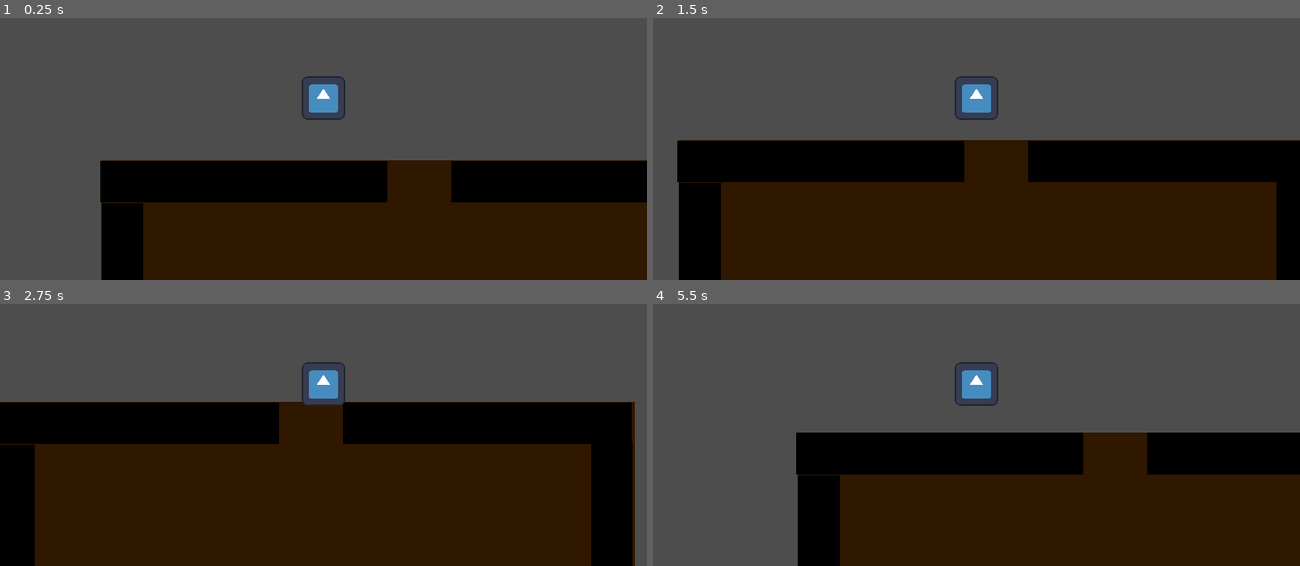
Above: before the commit, frames 1-4 (two rows, left to right).
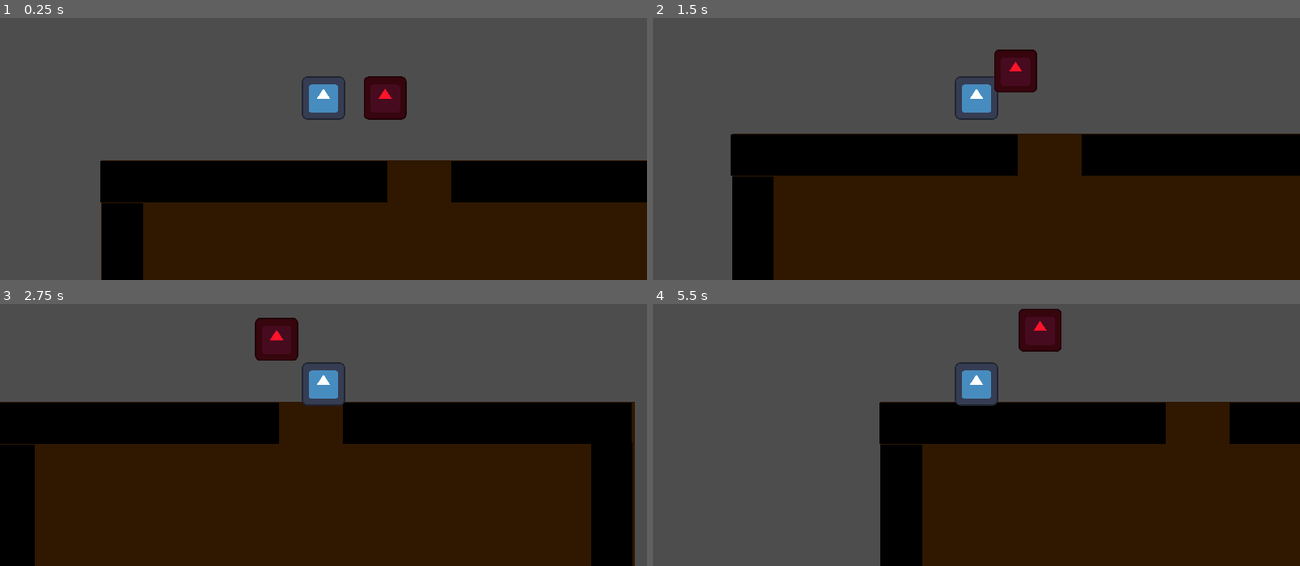
Above: after the commit, the same moments.

Repository: FarofaFaction/Criascript-Jam-Game
Game: Godot game, scene res://Game/Room/room.tscn
Same seed, same stepped clock (60 frames per second), same inputs: the game is played once before the commit and once after it. This scene is started directly instead of the project's main scene. The engine's default icon, where the game draws it, is replaced by a stand-in: a white triangle on a blue panel in a dark square.
Inputs:
- Up to frame 1 (0.25 s): no input
- Up to frame 2 (1.5 s): tap Enter at 0.5 s; hold Right (ui_right) 0.53-1.28 s; hold Shift (Run, bound only after the commit) 0.53-1.28 s; hold Down (ui_down) from 1.28 s (still down); tap Shift (Run, bound only after the commit) at 1.35 s
- Up to frame 3 (2.75 s): tap Space at 2 s; release Down (ui_down) at 2.03 s; hold Right (ui_right) from 2.03 s (still down); hold Shift (Run, bound only after the commit) from 2.03 s (still down)
- Up to frame 4 (5.5 s): tap Enter at 2.75 s; release Right (ui_right) at 2.78 s; release Shift (Run, bound only after the commit) at 2.78 s; hold Up (ui_up) 2.78-3.53 s; tap Shift (Run, bound only after the commit) at 2.85, 4.35 s; hold Shift (Run, bound only after the commit) 3.53-4.28 s; hold Left (ui_left) 3.53-5.03 s; hold Down (ui_down) from 5.03 s (still down); hold Shift (Run, bound only after the commit) from 5.03 s (still down)

The runs differ from the first frame. In frame 1, 1.1% of the frame differs, in the area x 56-63%, y 22-39%; in frame 2, 16%; in frame 3, 1.1%; in frame 4, 24%, in the area x 22-100%, y 1-100%.

Commit message:
add-state_machine

Diff:
--- /dev/null
+++ b/Game/Enemy/State_follow.gd
@@ -0,0 +1,36 @@
+extends State
+class_name EnemyFollow
+
+@export var enemy : CharacterBody2D
+@export var move_speed := 290.0
+@export var distance := 250
+var player = CharacterBody2D
+var move_direction : Vector2
+#var wander_time : float
+
+#func randomize_wander():
+	#move_direction = Vector2(randf_range(-1, 1), randf_range(-1, 1)).normalized()
+	#wander_time = randf_range(1, 3)
+# Called when the node enters the scene tree for the first time.
+func Enter():
+	player = get_tree().get_first_node_in_group("Player")
+
+func Update():
+	#if wander_time > 0:
+		#wander_time -= 0.016
+	#else:
+		#randomize_wander()
+	pass
+
+func Physics_Update():
+	if (!enemy || !player):
+		return
+	var direction = player.global_position - enemy.global_position
+
+	if direction.length() > distance:
+		enemy.velocity = direction.normalized() * move_speed
+	else:
+		enemy.velocity = Vector2()
+	if direction.length() > (distance * 2):
+		Transitioned.emit(self, "EnemyIdle")
+	pass
--- /dev/null
+++ b/Game/Enemy/State_idle.gd
@@ -0,0 +1,33 @@
+extends State
+class_name EnemyIdle
+
+@export var enemy : CharacterBody2D
+@export var move_speed := 10.0
+var player = CharacterBody2D
+var move_direction : Vector2
+var wander_time : float
+
+func randomize_wander():
+	move_direction = Vector2(randf_range(-1, 1), randf_range(-1, 1)).normalized()
+	wander_time = randf_range(1, 3)
+# Called when the node enters the scene tree for the first time.
+func Enter():
+	player = get_tree().get_first_node_in_group("Player")
+	randomize_wander()
+
+func Update():
+	if wander_time > 0:
+		wander_time -= 0.016
+	else:
+		randomize_wander()
+	pass
+
+func Physics_Update():
+	if !enemy:
+		Transitioned.emit(self, "EnemyFollow")
+	enemy.velocity = move_direction * move_speed
+	var direction = player.global_position - enemy.global_position
+
+	if (direction.length() < 300):
+		Transitioned.emit(self, "EnemyFollow")
+	pass
--- /dev/null
+++ b/Game/Enemy/enemy.gd
@@ -0,0 +1,9 @@
+extends CharacterBody2D
+
+const SPEED = 300.0
+
+@export var player: CharacterBody2D
+
+func _physics_process(delta: float) -> void:
+
+	move_and_slide()
--- a/Game/Player/player.gd
+++ b/Game/Player/player.gd
@@ -4,8 +4,20 @@
 const SPEED = 300.0
 const JUMP_VELOCITY = -400.0
 
+var _is_running := false
+
+func _run():
+	if Input.is_action_pressed("Run"):
+		_is_running = true
+	else:
+		_is_running = false
+	pass
 
 func _physics_process(delta: float) -> void:
 	var input_direction = Input.get_vector("ui_left", "ui_right", "ui_up", "ui_down")
-	velocity = input_direction * SPEED
+	_run()
+	if (_is_running):
+		velocity = input_direction * SPEED * 2
+	else:
+		velocity = input_direction * SPEED
 	move_and_slide()
--- a/Game/Room/room.tscn
+++ b/Game/Room/room.tscn
@@ -1,10 +1,14 @@
-[gd_scene load_steps=12 format=3 uid="uid://b46ln0l8u82r0"]
+[gd_scene load_steps=16 format=3 uid="uid://b46ln0l8u82r0"]
 
 [ext_resource type="PackedScene" uid="uid://ca2c7jnemw4ie" path="res://Objects/wall.tscn" id="1_2ok7y"]
 [ext_resource type="PackedScene" uid="uid://dmkbsln86fgm7" path="res://Objects/CRTShader.tscn" id="1_604fw"]
 [ext_resource type="Script" path="res://Game/Player/player.gd" id="1_oiii0"]
 [ext_resource type="Texture2D" uid="uid://c08dxlio5mx4f" path="res://icon.svg" id="2_v4eaw"]
 [ext_resource type="Texture2D" uid="uid://bchofwuy1kere" path="res://Objects/ToolAssets/blank_circle.png" id="5_ac5do"]
+[ext_resource type="Script" path="res://Game/Enemy/enemy.gd" id="6_yuitw"]
+[ext_resource type="Script" path="res://Game/state_machine.gd" id="7_u8mnb"]
+[ext_resource type="Script" path="res://Game/Enemy/State_idle.gd" id="8_wevek"]
+[ext_resource type="Script" path="res://Game/Enemy/State_follow.gd" id="9_hlltg"]
 
 [sub_resource type="OccluderPolygon2D" id="OccluderPolygon2D_nfg62"]
 closed = false
@@ -175,27 +179,27 @@
 occluder = SubResource("OccluderPolygon2D_gjdmj")
 occluder_light_mask = 2
 
-[node name="CharacterBody2D" type="CharacterBody2D" parent="."]
+[node name="Player" type="CharacterBody2D" parent="." groups=["Player"]]
 position = Vector2(935, 276)
 collision_layer = 2
 collision_mask = 2
 script = ExtResource("1_oiii0")
 metadata/_edit_group_ = true
 
-[node name="CollisionShape2D" type="CollisionShape2D" parent="CharacterBody2D"]
+[node name="CollisionShape2D" type="CollisionShape2D" parent="Player"]
 shape = SubResource("RectangleShape2D_shqjl")
 
-[node name="Icon" type="Sprite2D" parent="CharacterBody2D"]
+[node name="Icon" type="Sprite2D" parent="Player"]
 texture = ExtResource("2_v4eaw")
 
-[node name="Ilumination" type="Node2D" parent="CharacterBody2D"]
-
-[node name="BigLight" type="PointLight2D" parent="CharacterBody2D/Ilumination"]
+[node name="Ilumination" type="Node2D" parent="Player"]
+
+[node name="BigLight" type="PointLight2D" parent="Player/Ilumination"]
 blend_mode = 2
 texture = ExtResource("5_ac5do")
 texture_scale = 10.0
 
-[node name="BigLight2" type="PointLight2D" parent="CharacterBody2D/Ilumination"]
+[node name="BigLight2" type="PointLight2D" parent="Player/Ilumination"]
 position = Vector2(0, 45)
 blend_mode = 2
 range_item_cull_mask = 2
@@ -203,11 +207,39 @@
 texture = ExtResource("5_ac5do")
 texture_scale = 10.0
 
-[node name="SmallLight" type="PointLight2D" parent="CharacterBody2D/Ilumination"]
+[node name="SmallLight" type="PointLight2D" parent="Player/Ilumination"]
 visible = false
 shadow_enabled = true
 texture = ExtResource("5_ac5do")
 
-[node name="CanvasModulate" type="CanvasModulate" parent="CharacterBody2D/Ilumination"]
-
-[node name="Camera2D" type="Camera2D" parent="CharacterBody2D"]
+[node name="CanvasModulate" type="CanvasModulate" parent="Player/Ilumination"]
+
+[node name="Camera2D" type="Camera2D" parent="Player"]
+
+[node name="Enemy" type="CharacterBody2D" parent="." node_paths=PackedStringArray("player")]
+position = Vector2(1118, 276)
+collision_layer = 2
+collision_mask = 2
+script = ExtResource("6_yuitw")
+player = NodePath("../Player")
+metadata/_edit_group_ = true
+
+[node name="CollisionShape2D" type="CollisionShape2D" parent="Enemy"]
+shape = SubResource("RectangleShape2D_shqjl")
+
+[node name="Icon" type="Sprite2D" parent="Enemy"]
+modulate = Color(1, 0.0784314, 0.164706, 1)
+texture = ExtResource("2_v4eaw")
+
+[node name="State Machine" type="Node" parent="Enemy" node_paths=PackedStringArray("initial_state")]
+script = ExtResource("7_u8mnb")
+initial_state = NodePath("EnemyFollow")
+
+[node name="EnemyIdle" type="Node" parent="Enemy/State Machine" node_paths=PackedStringArray("enemy")]
+script = ExtResource("8_wevek")
+enemy = NodePath("../..")
+move_speed = 120.0
+
+[node name="EnemyFollow" type="Node" parent="Enemy/State Machine" node_paths=PackedStringArray("enemy")]
+script = ExtResource("9_hlltg")
+enemy = NodePath("../..")
--- /dev/null
+++ b/Game/state.gd
@@ -0,0 +1,16 @@
+extends Node
+class_name State
+
+signal Transitioned
+
+func Enter():
+	pass
+
+func Exit():
+	pass
+
+func Update():
+	pass
+
+func Physics_Update():
+	pass
--- /dev/null
+++ b/Game/state_machine.gd
@@ -0,0 +1,42 @@
+extends Node
+
+@export var initial_state : State
+var current_state: State
+var states : Dictionary  = {}
+
+# Called when the node enters the scene tree for the first time.
+func _ready() -> void:
+	for child in get_children():
+		if child is State:
+			states[child.name.to_lower()] = child
+			child.Transitioned.connect(on_child_transition)
+		pass
+	if initial_state:
+		initial_state.Enter()
+		current_state = initial_state
+	pass # Replace with function body.
+
+
+# Called every frame. 'delta' is the elapsed time since the previous frame.
+func _process(delta: float) -> void:
+	if current_state:
+		current_state.Update()
+	pass
+
+func _physics_process(delta: float) -> void:
+	if current_state:
+		current_state.Physics_Update()
+	pass
+
+func on_child_transition(state: State, new_state_name: String):
+	if	current_state is not State:
+		return
+	var new_state = states.get(new_state_name.to_lower())
+	if (!new_state):
+		print("State not found")
+		return
+	if (current_state):
+		current_state.Exit()
+	new_state.Enter()
+	current_state = new_state
+	pass
--- a/project.godot
+++ b/project.godot
@@ -27,6 +27,10 @@
 window/size/window_width_override=1152
 window/size/window_height_override=648
 window/stretch/mode="canvas_items"
+
+[global_group]
+
+Player=""
 
 [input]
 
@@ -62,6 +66,16 @@
 , Object(InputEventKey,"resource_local_to_scene":false,"resource_name":"","device":-1,"window_id":0,"alt_pressed":false …(183 unchanged characters)…
 ]
 }
+Run={
+"deadzone": 0.5,
+"events": [Object(InputEventKey,"resource_local_to_scene":false,"resource_name":"","device":-1,"window_id":0,"alt_pressed":false,"shift_pressed":false,"ctrl_pressed":false,"meta_pressed":false,"pressed":false,"keycode":0,"physical_keycode":4194325,"key_label":0,"unicode":0,"location":0,"echo":false,"script":null)
+]
+}
+Power={
+"deadzone": 0.5,
+"events": [Object(InputEventKey,"resource_local_to_scene":false,"resource_name":"","device":-1,"window_id":0,"alt_pressed":false,"shift_pressed":false,"ctrl_pressed":false,"meta_pressed":false,"pressed":false,"keycode":0,"physical_keycode":32,"key_label":0,"unicode":32,"location":0,"echo":false,"script":null)
+]
+}
 
 [internationalization]
 
Not shown, changed: .gitignore
